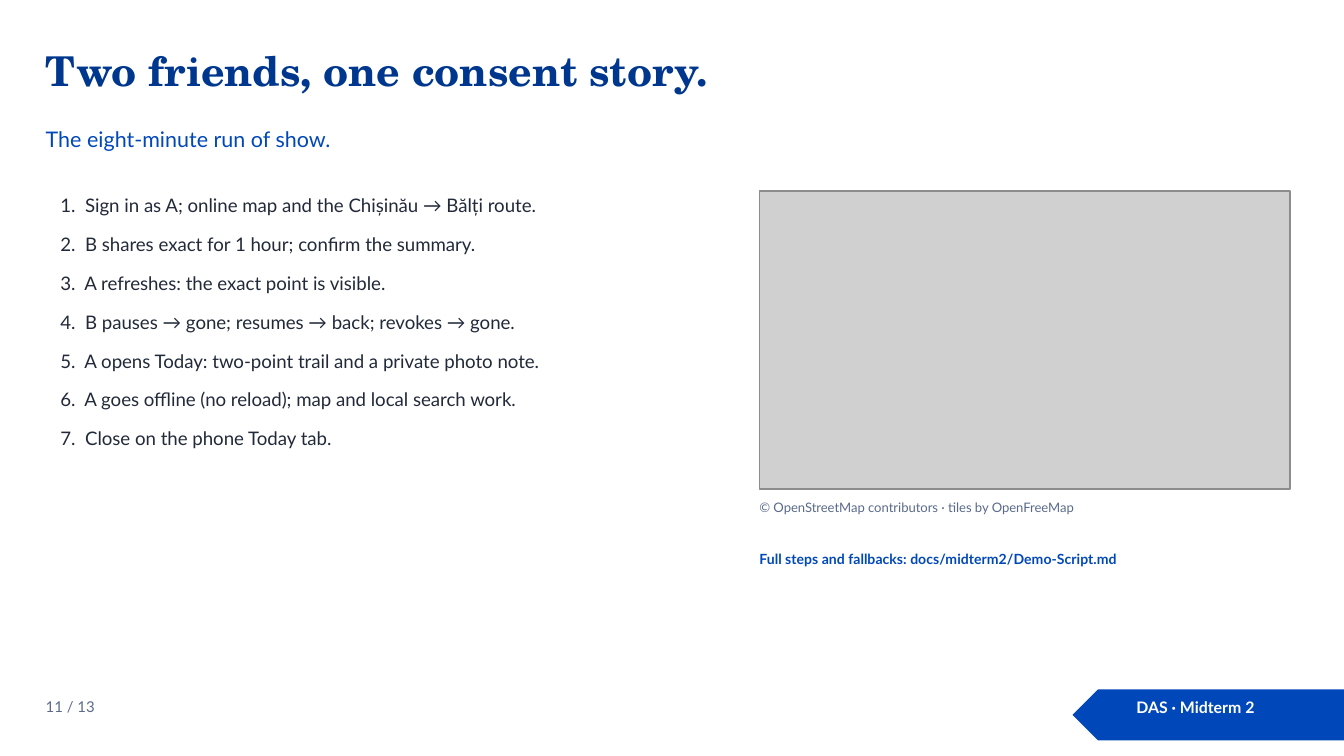
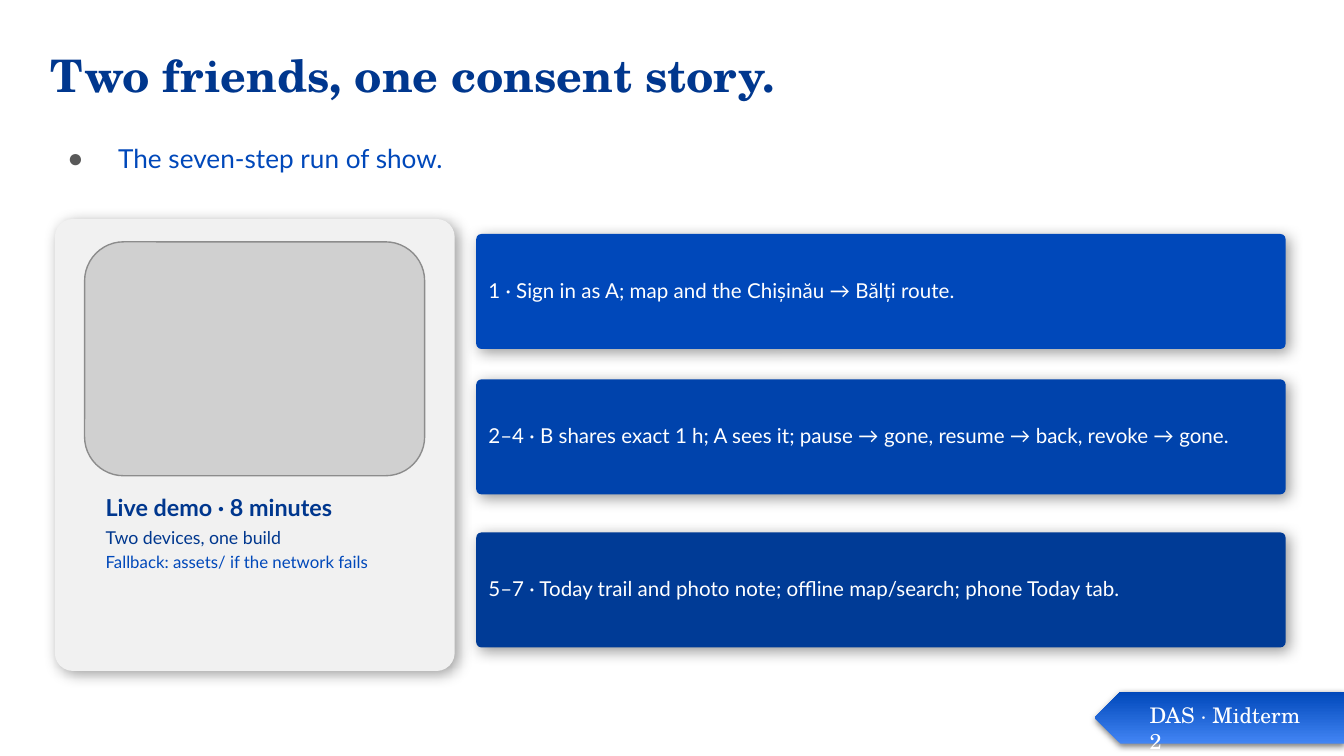
Before and after one commit to Prince-of-Nothing/Pinpoint, a slide deck: slide 11 of docs/midterm2/Pinpoint-DAS.pptx. Drawn at 1344x756 pixels with LibreOffice and Linux fonts; fonts in the diff are those of the drawing; grey boxes stand for pictures. Boxes give left, top, right and bottom in pixels: in the first picture for what was removed or moved away, otherwise in the second. Text is boxed around its words. In the diff, an @@ line names an element or a change of style, - is before the commit and + after.

Commit message:
[DOCS] das: rebuild on the UTM template layouts

```diff
--- a/docs/midterm2/Pinpoint-DAS.pptx
+++ b/docs/midterm2/Pinpoint-DAS.pptx
@@ title "Two friends, one consent story." at <box>51,59,775,102</box>: size 22 to 24 pt; line spacing 1 to 0.9 @@
@@ subtitle at <box>118,148,443,173</box>: text changed; size 11.5 to 14 pt @@
-The eight-minute run of show.
+● The seven-step run of show.
@@ text removed at <box>60,198,540,449</box> @@
-1. Sign in as A; online map and the Chișinău → Bălți route.
-2. B shares exact for 1 hour; confirm the summary.
-3. A refreshes: the exact point is visible.
-4. B pauses → gone; resumes → back; revokes → gone.
-5. A opens Today: two-point trail and a private photo note.
-6. A goes offline (no reload); map and local search work.
-7. Close on the phone Today tab.
@@ picture removed at <box>759,191,1290,489</box> @@
@@ rounded rectangle added at <box>55,219,454,671</box>, fill #F1F1F1 @@
@@ rounded rectangle added at <box>476,234,1285,349</box>, fill #0048BA, 11 pt, text #FFFFFF @@
+1 · Sign in as A; map and the Chișinău → Bălți route.
@@ picture added at <box>85,242,425,476</box> @@
@@ rounded rectangle added at <box>476,379,1285,495</box>, fill #0043AC, 11 pt, text #FFFFFF @@
+2–4 · B shares exact 1 h; A sees it; pause → gone, resume → back, revoke → gone.
@@ text added at <box>106,498,368,569</box>, 9 pt, text #00378E @@
+Live demo · 8 minutes
+Two devices, one build
+Fallback: assets/ if the network fails
@@ text removed at <box>773,502,1074,515</box> @@
-© OpenStreetMap contributors · tiles by OpenFreeMap
@@ rounded rectangle added at <box>476,532,1285,648</box>, fill #003B96, 11 pt, text #FFFFFF @@
+5–7 · Today trail and photo note; offline map/search; phone Today tab.
@@ text removed at <box>759,553,1116,567</box> @@
-Full steps and fallbacks: docs/midterm2/Demo-Script.md
@@ text removed at <box>46,701,94,712</box> @@
-11 / 13
@@ pentagon arrow: place and size @@
-pentagon arrow at <box>1073,689,1344,741</box>
+pentagon arrow at <box>1094,692,1344,745</box>
@@ pentagon arrow at <box>1094,692,1344,745</box>: fill #0048BA to gradient #4285F4 to #0048BA; shadow on; proportions changed @@
@@ text "DAS · Midterm 2": place and size @@
-text "DAS · Midterm 2" at <box>1136,701,1254,713</box>
+text "DAS · Midterm 2" at <box>1150,707,1300,756</box>
@@ text "DAS · Midterm 2" at <box>1150,707,1300,756</box>: size 8.5 to 11.5 pt, font Lato to TeX Gyre Schola, bold off; alignment centre to left @@
```
Also in this commit, not shown: 12 other slides changed, 1 other file.
